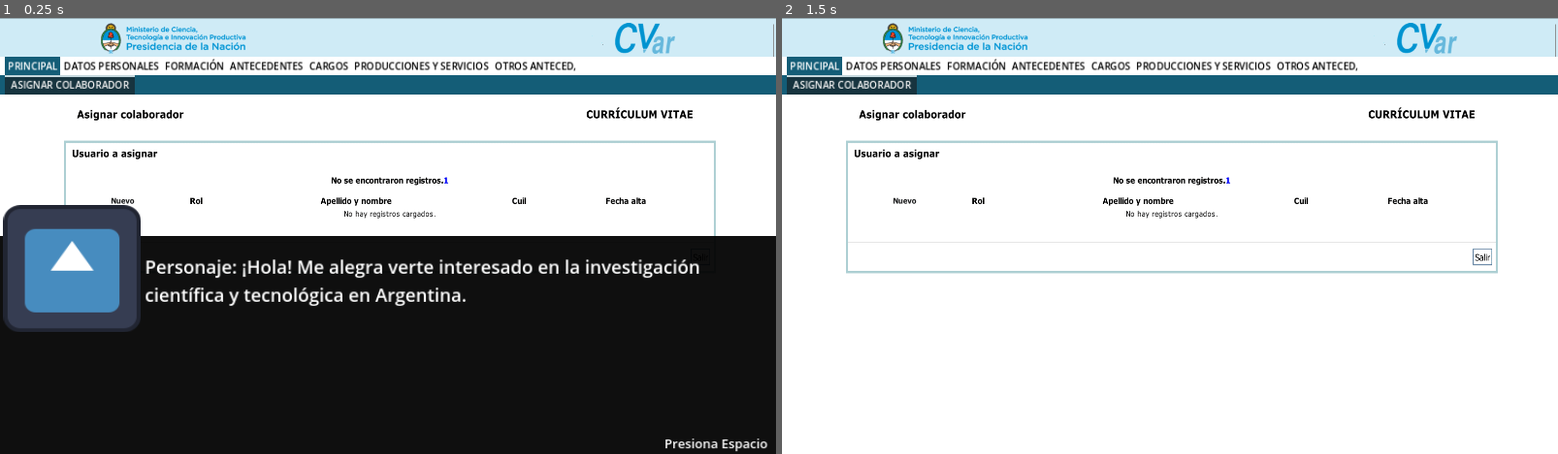
Above: before the commit, frames 1-2 (left to right).
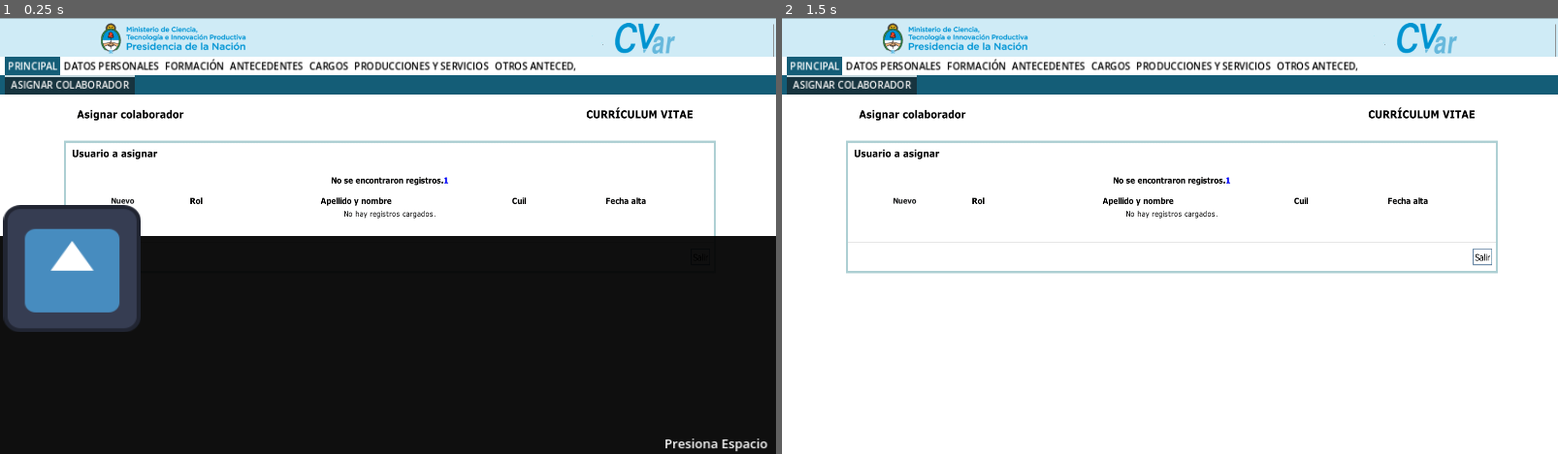
Above: after the commit, the same moments.

Repository: Piterpiojo/CVarPrototipo
Game: Godot game, scene res://Escenas/CvarScena.tscn
Same seed, same stepped clock (60 frames per second), same inputs: the game is played once before the commit and once after it. This scene is started directly instead of the project's main scene. The engine's default icon, where the game draws it, is replaced by a stand-in: a white triangle on a blue panel in a dark square.
Inputs (mouse positions are in pixels of both pictures, inside the frame that each line leads up to):
- Up to frame 1 (0.25 s): no input
- Up to frame 2 (1.5 s): tap Space (ui_select) at 0.5, 0.77, 1.25 s; move the mouse to (1340, 214) at 0.52 s; click (1340, 214) at 0.67 s; move the mouse to (1014, 257) at 1.27 s; click (1014, 257) at 1.42 s

The runs differ from the first frame. In frame 1, 1.9% of the frame differs, in the area x 18-91%, y 55-66%; in frame 2, nothing differs.

Commit message:
solucion de error editor

Diff:
--- a/Escenas/cuadro_dialogo.tscn
+++ b/Escenas/cuadro_dialogo.tscn
@@ -24,7 +24,6 @@
 offset_right = 1216.0
 offset_bottom = 336.0
 theme_override_font_sizes/font_size = 30
-text = "Personaje: ¡Hola! Me alegra verte interesado en la investigación científica y tecnológica en Argentina."
 autowrap_mode = 3
 clip_text = true
 
--- a/scripts/CargarDialogos/carga_archivos.gd
+++ b/scripts/CargarDialogos/carga_archivos.gd
@@ -13,9 +13,9 @@
 	else:
 		return
 
-func guardar(data,nombre):
+func guardar(Data,nombre):
 	var archivo
 	archivo = FileAccess.open(path + nombre +".json",FileAccess.WRITE)
-	archivo.store_string(JSON.stringify(data,"\t"))
+	archivo.store_string(JSON.stringify(Data,"\t"))
 	print("guardado con exito")
 	archivo.close()
--- a/scripts/CargarDialogos/crearDialogos.gd
+++ b/scripts/CargarDialogos/crearDialogos.gd
@@ -3,7 +3,7 @@
 var Dialogo_nivel= {}
 
 func crear_personaje_emocion():
-	var Personaje_y_Emocion : Array
+	var Personaje_y_Emocion =[]
 	Personaje_y_Emocion.append($personaje.text)
 	Personaje_y_Emocion.append($emocion.text)
 	return Personaje_y_Emocion
--- a/scripts/Dialogo.gd
+++ b/scripts/Dialogo.gd
@@ -10,7 +10,7 @@
 	$DialogoText.text = dialogos[indice]
 
 
-func _process(delta):
+func _process(_delta):
 	if(Input.is_action_just_pressed("ui_select") and habilitado):
 		sig_dialogo()
 
